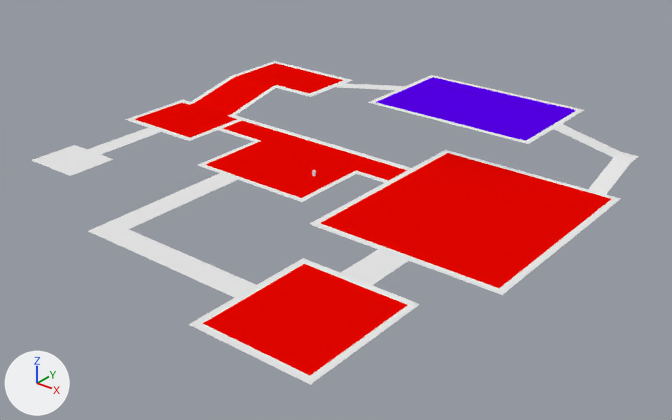
Before and after pictures for a commit that changed the Blender file Assets/Floor_Lvl.blend.
Both versions are drawn from a 50 mm lens placed at (64.5, -115.7, 63.2), pointed at (-22.2, -7.4, -3.9). The axes (+X, +Y, +Z) are drawn at lower left. The lights are the same throughout.

Objects in the first picture: 'Floor'.
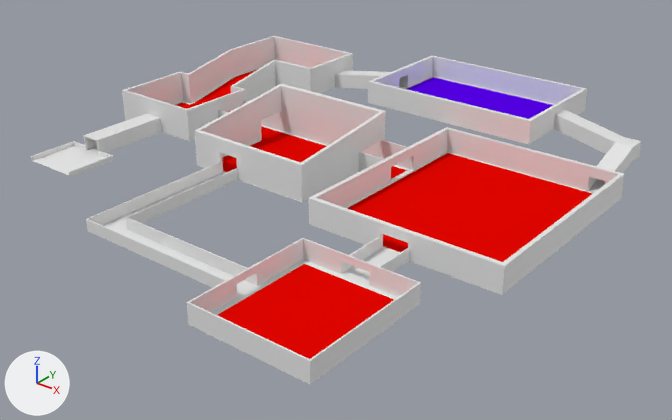
Diff of the bpy script that builds the scene:
```diff
--- a/Assets/Floor_Lvl.blend.py
+++ b/Assets/Floor_Lvl.blend.py
@@ me_cube_002 @@
+me_cube_002.from_pydata(...)  # 190 vertices, 189 faces; spans x -1.0..38.6, y -10.0..30.6, z -1.0..7.2
@@ me_cube_004 @@
+me_cube_004.from_pydata(...)  # 16 vertices, 12 faces; spans x -1.76..1.97, y -7.41..7.58, z -1.44..1.48
@@ me_cube_005 @@
+me_cube_005.from_pydata(...)  # 32 vertices, 28 faces; spans x -5.43..5.43, y -4.55..4.52, z -0.13..0.74
@@ me_cube_006 @@
+me_cube_006.from_pydata(...)  # 72 vertices, 74 faces; spans x -0.4..32.9, y -16.3..5.0, z -1.0..3.2
@@ me_cube_003 @@
+me_cube_003.from_pydata(...)  # 86 vertices, 85 faces; spans x -15.4..17.4, y -19.8..17.8, z -2.3..2.0
@@ me_cube_007 @@
+me_cube_007.from_pydata(...)  # a box spanning x -19.8..-10.7, y -2.3..-2.1, z -1.9..1.9; a box spanning x -19.8..18.7, y 4.3..4.6, z -1.9..1.9; a box spanning x 12.9..18.7, y -2.3..-2.1, z -1.9..1.9
@@ me_cube_008 @@
+me_cube_008.from_pydata(...)  # 64 vertices, 65 faces; spans x -11.0..12.6, y -8.4..13.5, z -4.2..4.7
@@ me_cube_009 @@
+me_cube_009.from_pydata(...)  # 64 vertices, 64 faces; spans x -13.3..1.8, y -11.2..1.8, z -4.0..4.1
@@ me_cube_010 @@
+me_cube_010.from_pydata(...)  # 128 vertices, 129 faces; spans x -37.7..11.9, y -26.5..8.9, z -1.0..2.2
@@ ob_cube @@
+ob_cube = bpy.data.objects.new('Cube', me_cube_002)
+ob_cube.location = (-71.7, 0.9, 1.7)
@@ ob_cube_002 @@
+ob_cube_002 = bpy.data.objects.new('Cube.002', me_cube_004)
+ob_cube_002.location = (-64.3, -16.2, 2.0)
@@ ob_cube_003 @@
+ob_cube_003 = bpy.data.objects.new('Cube.003', me_cube_005)
+ob_cube_003.location = (-64.2, -27.8, 0.8)
@@ ob_cube_004 @@
+ob_cube_004 = bpy.data.objects.new('Cube.004', me_cube_006)
+ob_cube_004.location = (-33.3, 32.7, 6.7)
@@ ob_cube_005 @@
+ob_cube_005 = bpy.data.objects.new('Cube.005', me_cube_003)
+ob_cube_005.location = (-1.0, -1.4, 3.0)
@@ ob_cube_006 @@
+ob_cube_006 = bpy.data.objects.new('Cube.006', me_cube_007)
+ob_cube_006.location = (-35.0, 0.8, 2.6)
@@ ob_cube_007 @@
+ob_cube_007 = bpy.data.objects.new('Cube.007', me_cube_008)
+ob_cube_007.location = (-34.7, -7.6, 5.0)
@@ ob_cube_008 @@
+ob_cube_008 = bpy.data.objects.new('Cube.008', me_cube_009)
+ob_cube_008.location = (12.1, 26.8, 4.7)
@@ ob_cube_009 @@
+ob_cube_009 = bpy.data.objects.new('Cube.009', me_cube_010)
+ob_cube_009.location = (-2.5, -24.9, 1.7)
```

Boxes (x1, y1, x2, y2) around the edits, measured in the pictures (672 x 420 px):
'Cube.009', added: after (86, 162, 421, 385)
'Cube.005', added: after (308, 127, 625, 295)
'Cube.007', added: after (195, 84, 386, 202)
'Cube', added: after (122, 36, 409, 141)
'Cube.004', added: after (368, 56, 587, 144)
'Cube.008', added: after (553, 108, 641, 191)
'Cube.006', added: after (218, 101, 410, 172)
'Cube.002', added: after (84, 114, 161, 153)
'Cube.003', added: after (31, 141, 113, 177)
